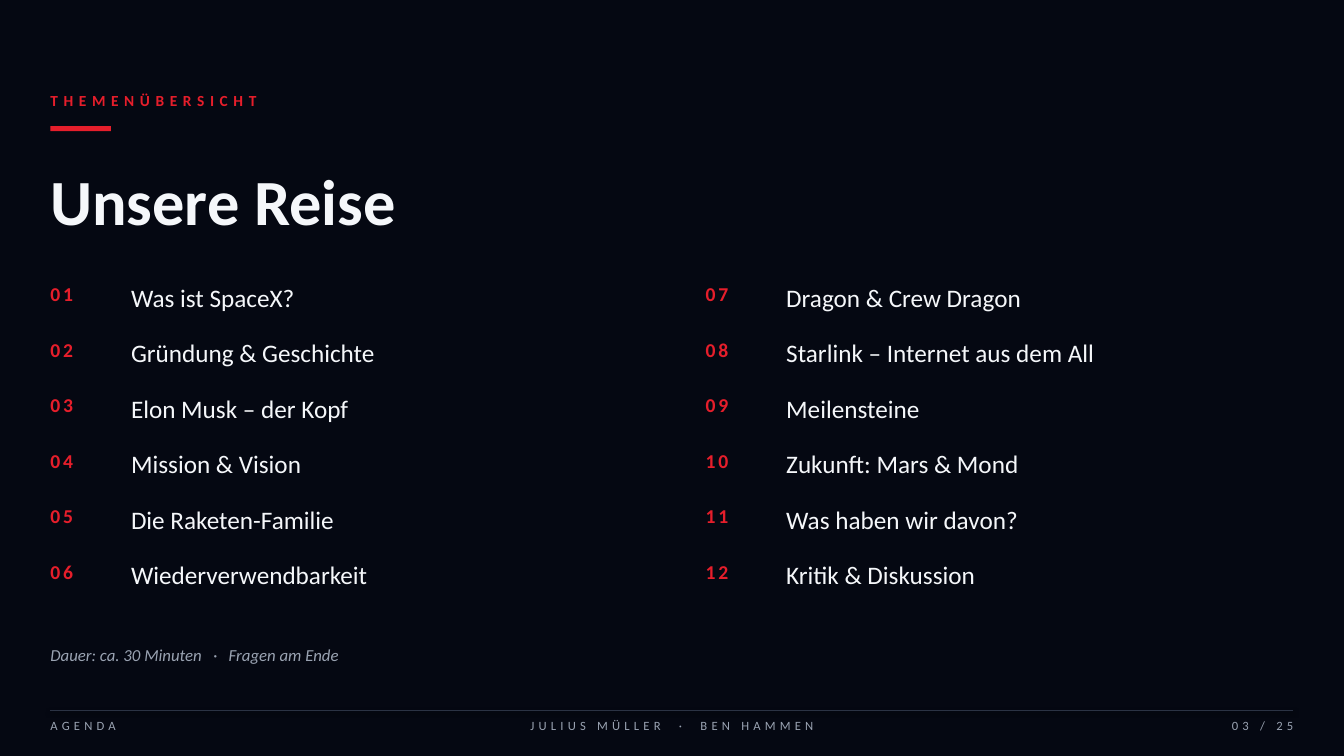
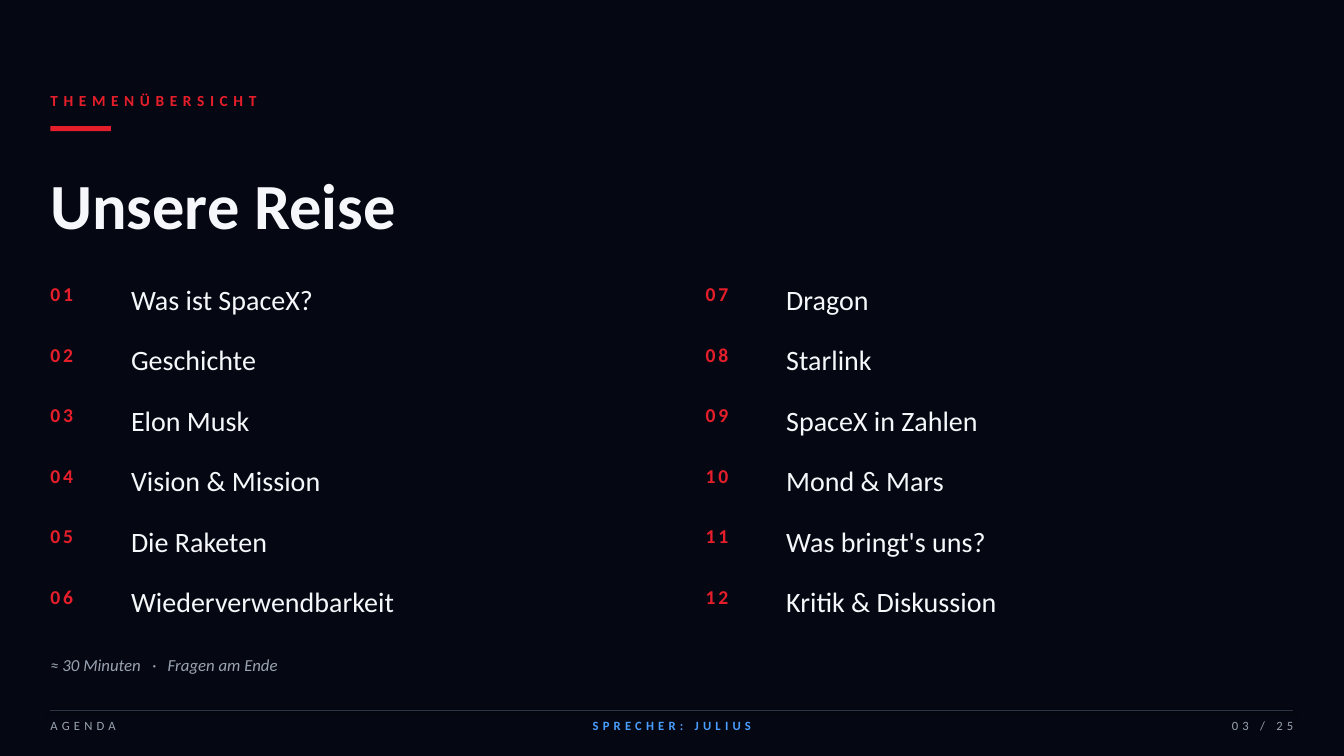
Before and after one commit to Benjibubu/Pr-si-Mathe-, a slide deck: slide 3 of SpaceX_Praesentation_Mueller_Hammen.pptx. Drawn at 1344x756 pixels with LibreOffice and Linux fonts; fonts in the diff are those of the drawing. Boxes give left, top, right and bottom in pixels: in the first picture for what was removed or moved away, otherwise in the second. Text is boxed around its words. In the diff, an @@ line names an element or a change of style, - is before the commit and + after.

Commit message:
v2: minimaler Text, grosse Bildplatzhalter, 3 Histogramme + Sprecherskripte
- Slides: weniger Text, mehr Stichpunkte, mehr Atem zum Reden
- Bildplatzhalter: gross, dezent gerastert, klar nummeriert (BILD 01-08),
  mit Beschreibung und Format-Hinweis (Hochformat / 16:9 etc.)
- 3 echte Balkendiagramme: Kosten/kg, Starlink-Wachstum, Starts/Jahr
- Datum-Chips ueber jedem Kapitel (Stand, Zeitraum)
- Footer zeigt jetzt Sprecher pro Folie (BEN / JULIUS / BEIDE)
- Ben.txt: vollstaendiges Sprechskript mit Cues und Uebergaben
- Julius.txt: ebenso, ergaenzend abgestimmt (gleicher Anteil)

```diff
--- a/SpaceX_Praesentation_Mueller_Hammen.pptx
+++ b/SpaceX_Praesentation_Mueller_Hammen.pptx
@@ text "Unsere Reise" at (x1=50, y1=184, x2=396, y2=230): line spacing 1 to 1.05 @@
@@ text at (x1=786, y1=292, x2=868, y2=315): text changed; size 18 to 20 pt @@
-Dragon & Crew Dragon
+Dragon
@@ text "02" moved from (x1=50, y1=344, x2=73, y2=357) to (x1=50, y1=349, x2=73, y2=362) @@
@@ text at (x1=131, y1=350, x2=256, y2=371): text changed; size 18 to 20 pt @@
-Gründung & Geschichte
+Geschichte
@@ text "08" moved from (x1=706, y1=343, x2=729, y2=357) to (x1=706, y1=348, x2=729, y2=362) @@
@@ text at (x1=786, y1=350, x2=871, y2=370): text changed; size 18 to 20 pt @@
-Starlink – Internet aus dem All
+Starlink
@@ text "03" moved from (x1=50, y1=399, x2=73, y2=412) to (x1=50, y1=409, x2=73, y2=422) @@
@@ text at (x1=131, y1=411, x2=249, y2=432): text changed; size 18 to 20 pt @@
-Elon Musk – der Kopf
+Elon Musk
@@ text "09" moved from (x1=706, y1=399, x2=729, y2=412) to (x1=706, y1=409, x2=729, y2=422) @@
@@ text at (x1=786, y1=411, x2=977, y2=436): text changed; size 18 to 20 pt @@
-Meilensteine
+SpaceX in Zahlen
@@ text "04" moved from (x1=50, y1=455, x2=73, y2=468) to (x1=50, y1=470, x2=73, y2=483) @@
@@ text at (x1=131, y1=471, x2=320, y2=492): text changed; size 18 to 20 pt @@
-Mission & Vision
+Vision & Mission
@@ text "10" moved from (x1=706, y1=455, x2=729, y2=468) to (x1=706, y1=470, x2=729, y2=483) @@
@@ text at (x1=786, y1=471, x2=944, y2=491): text changed; size 18 to 20 pt @@
-Zukunft: Mars & Mond
+Mond & Mars
@@ text "05" moved from (x1=50, y1=510, x2=73, y2=523) to (x1=50, y1=530, x2=73, y2=543) @@
@@ text at (x1=131, y1=532, x2=267, y2=552): text changed; size 18 to 20 pt @@
-Die Raketen-Familie
+Die Raketen
@@ text "11" moved from (x1=706, y1=510, x2=729, y2=523) to (x1=706, y1=530, x2=729, y2=543) @@
@@ text at (x1=786, y1=532, x2=985, y2=557): text changed; size 18 to 20 pt @@
-Was haben wir davon?
+Was bringt's uns?
@@ size 18 to 20 pt in 3 elements at (x1=131, y1=290, x2=312, y2=315), (x1=131, y1=592, x2=394, y2=613), (x1=786, y1=592, x2=997, y2=613) @@
@@ 4 texts moved together from (x1=50, y1=565, x2=974, y2=584) to (x1=50, y1=590, x2=997, y2=613) @@
@@ text at (x1=62, y1=659, x2=277, y2=674): text changed @@
-Dauer: ca. 30 Minuten · Fragen am Ende
+≈ 30 Minuten · Fragen am Ende
@@ text at (x1=593, y1=721, x2=751, y2=730): text changed; text colour #9AA3B2 to #4A9EFF; bold on @@
-JULIUS MÜLLER · BEN HAMMEN
+SPRECHER: JULIUS
```
Also in this commit, not shown: 22 other slides changed, 2 slides added, 2 slides removed, 3 other files.
